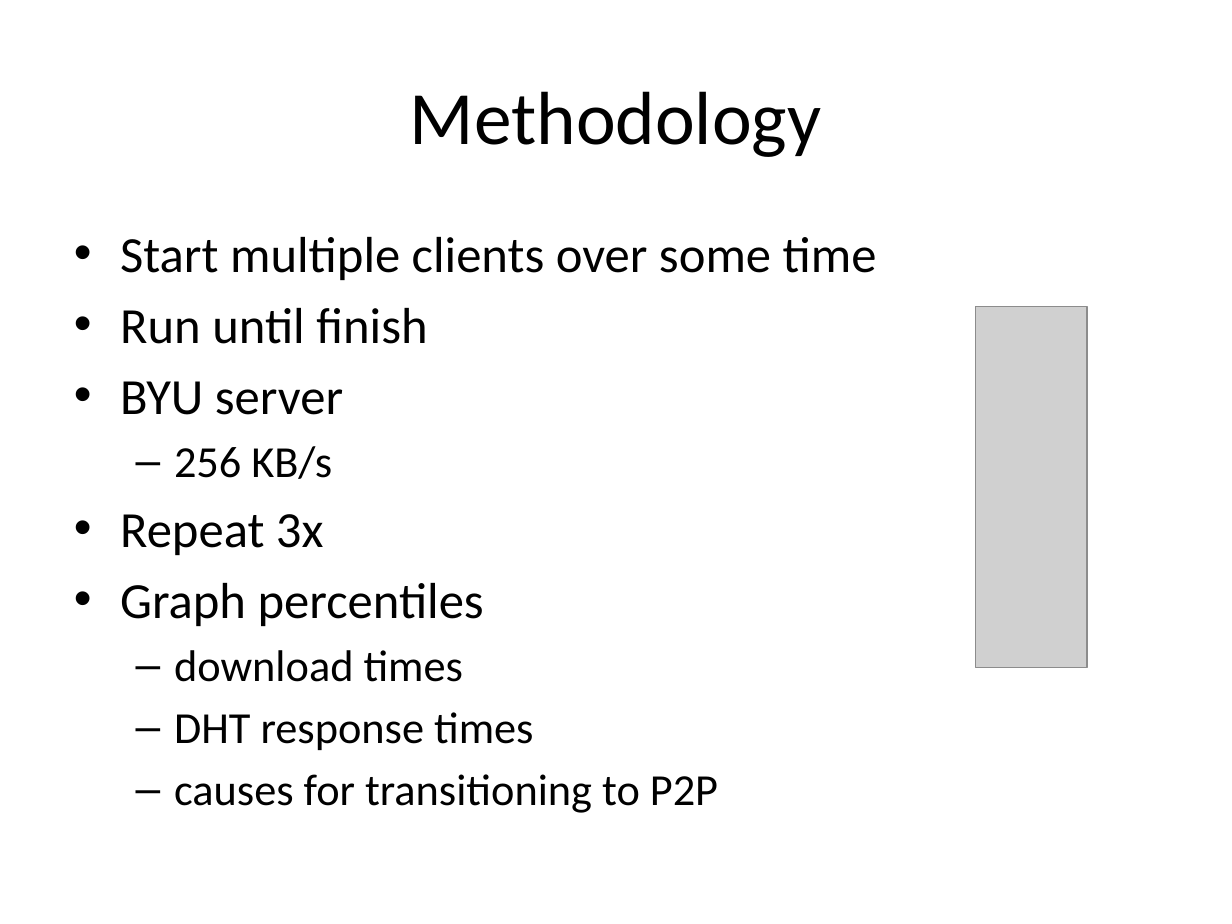
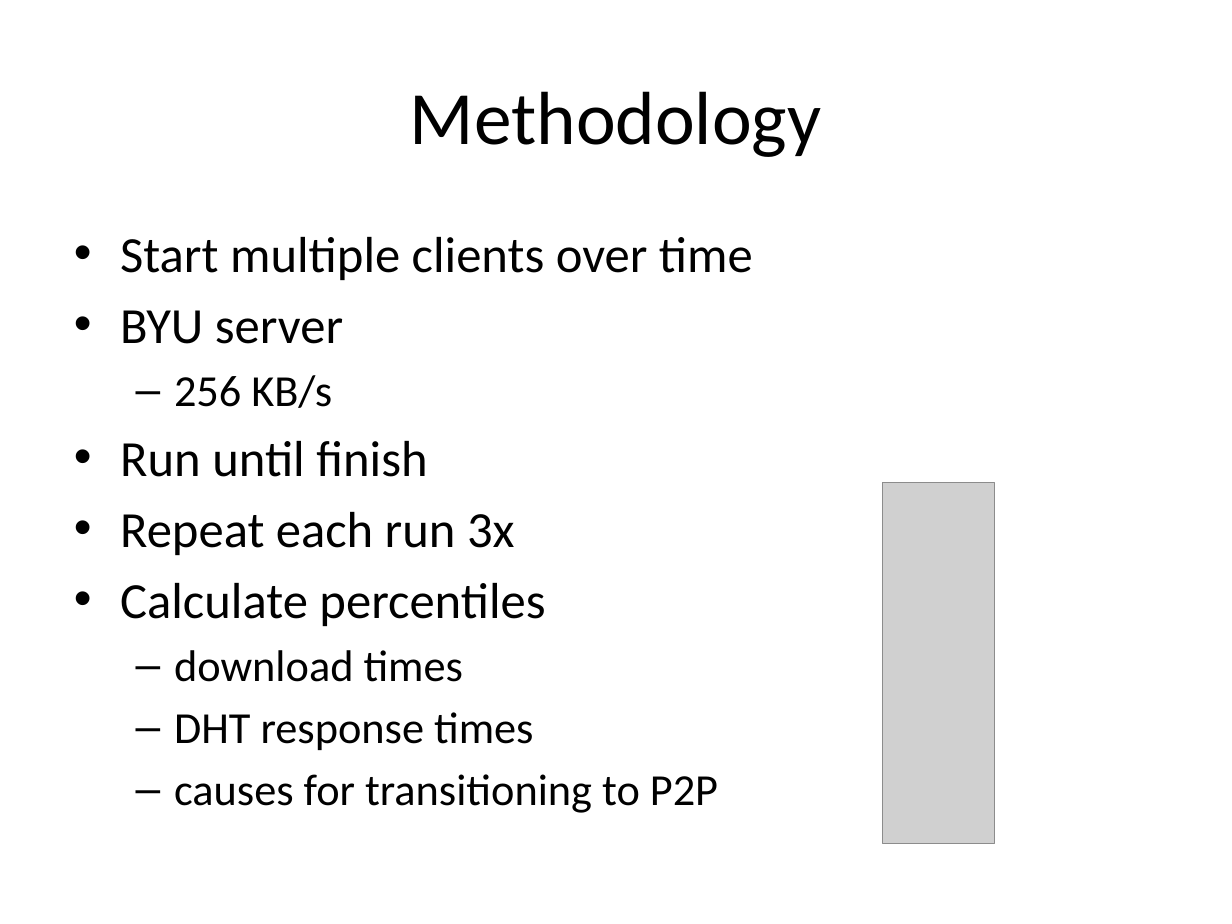
Before and after one commit to rdp/p2pwebclient, a slide deck: slide 17 of thesis_presentation/How to Make the Internet Faster.pptx (slide 18 before the commit). Drawn at 1232x924 pixels with LibreOffice and Linux fonts; fonts in the diff are those of the drawing; grey boxes stand for pictures. Boxes give left, top, right and bottom in pixels: in the first picture for what was removed or moved away, otherwise in the second. Text is boxed around its words. In the diff, an @@ line names an element or a change of style, - is before the commit and + after.

```diff
--- a/thesis_presentation/How to Make the Internet Faster.pptx
+++ b/thesis_presentation/How to Make the Internet Faster.pptx
@@ text at bbox=[120, 237, 753, 280]: text changed @@
-• Start multiple clients over some time
-• Run until finish
+• Start multiple clients over time
@@ text at bbox=[120, 441, 545, 626]: text changed @@
-• Repeat 3x
-• Graph percentiles
+• Run until finish
+• Repeat each run 3x
+• Calculate percentiles
@@ picture: place and size @@
-picture at bbox=[976, 307, 1088, 668]
+picture at bbox=[883, 483, 995, 844]
```
Also in this commit, not shown: 29 other slides changed, 2 slides added, 2 slides removed, 2 other files.
